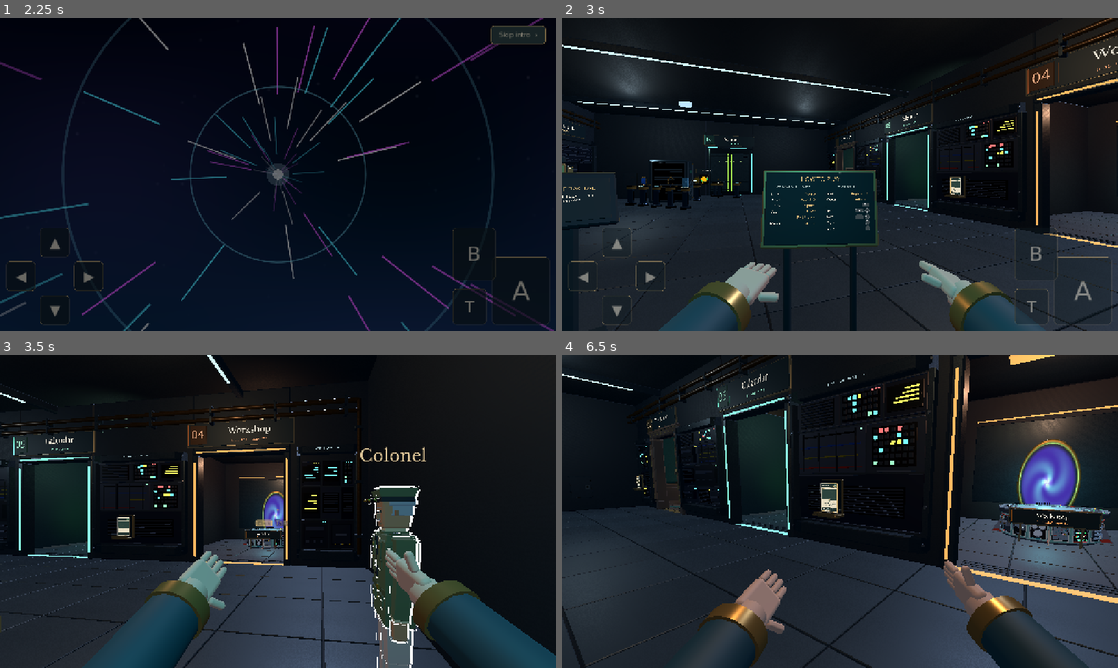
Above: before the commit, frames 1-4 (two rows, left to right).
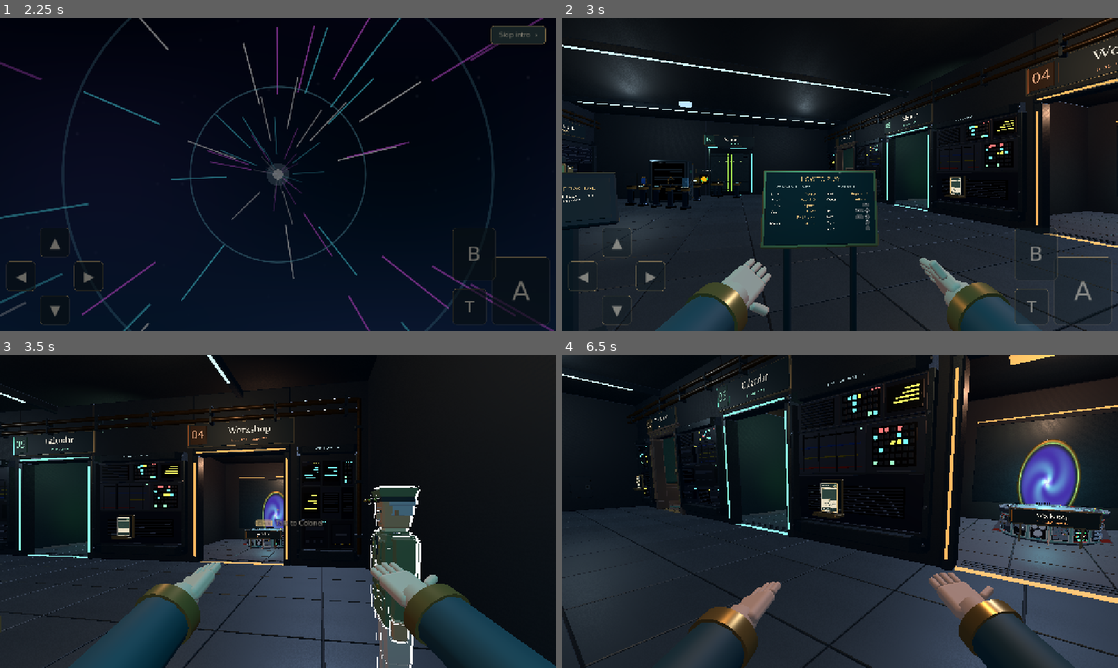
Above: after the commit, the same moments.

Repository: amberwhitehead/pass-the-game
Game: Godot game, scene res://scenes/title/title.tscn
Two runs of this game, one before a commit and one after it. Both use one fixed random seed, a clock stepped at 60 frames per second and the inputs below.
Inputs (mouse positions are in pixels of both pictures, inside the frame that each line leads up to):
- Up to frame 1 (2.25 s): click "New game" at 0.5 s; click "Skip intro ›" at 1.25 s; click "Skip intro ›" at 2 s
- Up to frame 2 (3 s): tap Enter (ui_accept) at 2.75 s; move the mouse to (962, 158) at 2.77 s; hold Right (move_right) from 2.78 s (still down); hold E (interact) from 2.78 s (still down); click (962, 158) at 2.92 s
- Up to frame 3 (3.5 s): keep holding Right (move_right); keep holding E (interact); tap Space (jump) at 3.02, 3.05, 3.32 s
- Up to frame 4 (6.5 s): move the mouse to (812, 511) at 3.52 s; release Right (move_right) at 3.53 s; release E (interact) at 3.53 s; hold W (move_up) from 3.53 s (still down); tap Space (jump) at 3.6, 3.77, 4.07, 4.55, 5.27, 5.57 s; click (812, 511) at 3.67 s; tap E (interact) at 3.8, 5.3 s; move the mouse to (851, 505) at 4.27 s; hold E (interact) 4.28-5.03 s; click (851, 505) at 4.42 s; move the mouse to (834, 517) at 5.02 s; tap R (secondary) at 5.1 s; click (834, 517) at 5.17 s; move the mouse to (878, 514) at 5.77 s; hold Space (jump) from 5.78 s (still down); tap F at 5.85 s; click (878, 514) at 5.92 s

Frame 1 is identical in both runs. In frame 2, 1.5% of the frame differs, in the area x 16-87%, y 59-100%; in frame 3, 4.4%, in the area x 14-100%, y 29-100%; in frame 4, 3.9%.

Commit message:
Palms-up shrug; right hand places; R1/R2 on any pad; Talk to <name>; bell focus
- The shrug rolls both hands over together so the palms face up.
- The right hand (which holds the item) is the one that reaches to place
  or take, not the left.
- Drawn shoulder/trigger buttons on an unrecognised pad say L1/R1/L2/R2,
  not just L/R; Sony (054c) and Microsoft (045e) vendor ids also identify
  PlayStation and Xbox pads.
- Characters lose the name over their head; the cursor prompt says
  'Talk to <name>'.
- Cards on a controller: with nothing affordable the focus goes to the
  (pulsing) bell, so A rings it; waking the controller keeps the last
  focus instead of jumping to the hand; a nudged mouse (< 4 px) no longer
  takes the table back.

Co-Authored-By: Claude Opus 5.5 <noreply@anthropic.com>

Diff:
--- a/godot/autoload/pad_labels.gd
+++ b/godot/autoload/pad_labels.gd
@@ -8,7 +8,7 @@
 const XBOX := {JOY_BUTTON_A: "A", JOY_BUTTON_B: "B", JOY_BUTTON_X: "X", JOY_BUTTON_Y: "Y"}
 const PLAYSTATION := {JOY_BUTTON_A: "✕", JOY_BUTTON_B: "○", JOY_BUTTON_X: "□", JOY_BUTTON_Y: "△"}
 ## Lower-case pieces of a pad's reported name that mark a PlayStation controller.
-const SONY_NAMES := ["dualsense", "dualshock", "playstation", "ps3", "ps4", "ps5", "sony"]
+const SONY_NAMES := ["dualsense", "dualshock", "playstation", "ps3", "ps4", "ps5", "sony", "054c"]  # 054c: Sony's USB vendor id
 
 
 static func face(button: JoyButton, device := -1) -> String:
@@ -32,7 +32,7 @@
 
 
 ## Lower-case pieces of a pad's reported name that mark an Xbox (or XInput) controller.
-const XBOX_NAMES := ["xbox", "xinput", "microsoft", "x-box"]
+const XBOX_NAMES := ["xbox", "xinput", "microsoft", "x-box", "045e"]  # 045e: Microsoft's USB vendor id
 
 
 ## "playstation", "xbox", or "generic" when the pad's name says neither (or no pad).
--- a/godot/minigames/cards/table_pad.gd
+++ b/godot/minigames/cards/table_pad.gd
@@ -108,7 +108,9 @@
 		% [PadLabels.face(JOY_BUTTON_A), PadLabels.face(JOY_BUTTON_X), PadLabels.face(JOY_BUTTON_B)]
 	if game._selected >= 0:
 		_focus_first_target()
-	elif _hand_size() > 0:
+	elif _actor() != null:
+		pass  # Pick up where the focus was (a mouse nudge shouldn't send it elsewhere).
+	elif _playable():
 		row = HAND
 		index = clampi(index, 0, _hand_size() - 1)
 	else:
@@ -236,7 +238,8 @@
 func _after_action() -> void:
 	if game._selected >= 0:
 		return
-	if _hand_size() > 0:
+	# Nothing left to afford: the bell is the next step (it pulses), so go there.
+	if _hand_size() > 0 and _playable():
 		index = clampi(index if row == HAND else 0, 0, _hand_size() - 1)
 		row = HAND
 	else:
@@ -301,3 +304,12 @@
 		if v.length() >= STICK:
 			return Vector2i(int(signf(v.x)), 0) if absf(v.x) > absf(v.y) else Vector2i(0, int(signf(v.y)))
 	return Vector2i.ZERO
+
+
+## True if any card in the hand can be paid for now.
+func _playable() -> bool:
+	var state: Dictionary = game._shown
+	for id in state.get("hand", []):
+		if int(game.match_state.get_card(id).cost) <= int(state.get("energy", 0)):
+			return true
+	return false
--- a/godot/minigames/cards/table_view.gd
+++ b/godot/minigames/cards/table_view.gd
@@ -229,6 +229,8 @@
 	if Sound.settings_open:
 		return
 	if event is InputEventMouseMotion and event.device != -1 and not locked:
+		if pad_active and event.relative.length() < 4.0:
+			return  # A nudged mouse or trackpad doesn't take the table back from the controller.
 		pad_active = false
 		_pointer = event.position - global_position
 		hand.pointer_at(_pointer, size)
--- a/godot/scenes/escape/fp_hands.gd
+++ b/godot/scenes/escape/fp_hands.gd
@@ -4,9 +4,10 @@
 ##
 ## - Walking swings them back and forth, alternately, with step speed; jumping lifts them
 ##   and landing dips them.
-## - Interacting reaches one hand out toward the thing (the free one, if one holds an item).
+## - Interacting reaches the right hand out toward the thing: placing what it holds, or
+##   taking or using something.
 ## - A conversation opening gets a wave from the left hand, which then relaxes.
-## - Trying something that does nothing here gets a shrug: both hands out, palms up.
+## - Trying something that does nothing here gets a shrug: both hands turn palms up together.
 ##   Anything can ask for one: get_tree().call_group("player_feedback", "shrug").
 ## - A carried item sits in the right hand (`grip`), its fingers curled round it.
 ## - Hidden while a minigame runs (its camera handoff included), in cinematics, and while
@@ -77,7 +78,7 @@
 
 ## Starts a reach toward a thing being interacted with (the player's `reached` signal).
 func reach(target: Node) -> void:
-	_reach_hand = left if holding else right
+	_reach_hand = right  # It holds what is placed, and takes what is picked up.
 	var point: Vector3 = target.get_focus_position() if target != null and target.has_method("get_focus_position") \
 		else global_position - global_basis.z
 	var local := to_local(point)
@@ -155,11 +156,12 @@
 
 	var s := _shrug_amount()
 	if s > 0.0:
-		# Out to the sides and up a little, wrists turned so the palms face up, fingers open.
-		r_offset += Vector3(0.07, 0.07, 0.02) * s
-		l_offset += Vector3(-0.07, 0.07, 0.02) * s
-		r_rot += Vector3(0.25 * s, 0.0, -1.1 * s)
-		l_rot += Vector3(0.25 * s, 0.0, 1.1 * s)
+		# Both hands together: out a little and up, each rolled over on its forearm so the
+		# palm faces up, fingers open.
+		r_offset += Vector3(0.05, 0.06, 0.02) * s
+		l_offset += Vector3(-0.05, 0.06, 0.02) * s
+		r_rot += Vector3(0.2 * s, 0.0, -2.9 * s)
+		l_rot += Vector3(0.2 * s, 0.0, 2.9 * s)
 		if not holding:
 			r_curl = lerpf(r_curl, 0.0, s)
 		l_curl = lerpf(l_curl, 0.0, s)
--- a/godot/scenes/room/npc.gd
+++ b/godot/scenes/room/npc.gd
@@ -26,7 +26,6 @@
 
 @onready var _label: Label3D = $Name
 
-var _name_hint: Label3D
 var _model: Node3D
 var _body_anim: AnimationPlayer
 var _face_anim: AnimationPlayer
@@ -40,14 +39,15 @@
 
 func _ready() -> void:
 	super()
-	prompt = "Talk"
+	# No name over the head: the prompt under the cursor says who ("Talk to Egyptian").
+	prompt = "Talk to " + npc_name
 	Sign.style(_label, .14)
 	_label.font = Sign.Style.font(true)
 	_label.visibility_range_end = 4.0
 	_label.visibility_range_end_margin = .6
 	_label.text = npc_name
 	_label.position.y = label_height
-	# No "— TALK —" line under the name: the prompt under the cursor already says Talk.
+	_label.visible = false
 	_setup_model()
 	_blink_loop()
 
@@ -135,7 +135,5 @@
 
 
 func _on_focus_changed(value: bool) -> void:
-	# The character stays unchanged; its quiet name becomes an invitation nearby.
-	_label.modulate = Sign.GOLD.lightened(.25) if value else Sign.PAPER
-	if _name_hint:
-		_name_hint.visible = value
+	# The character stays unchanged; the focus outline and the prompt say who it is.
+	pass
--- a/godot/tests/fp_hands_test.gd
+++ b/godot/tests/fp_hands_test.gd
@@ -85,20 +85,20 @@
 	await _frames(5)
 	_expect(not dialogue.active, "The conversation closes")
 
-	# Holding: the item sits in the right hand, fingers curled; then the free hand reaches.
+	# Holding: the item sits in the right hand, fingers curled; that hand reaches to place it.
 	_room.inventory.exchange("prism")
 	await _frames(5)
 	var held: Node3D = _hands.grip.get_child(0) if _hands.grip.get_child_count() > 0 else null
 	_expect(held != null and held.visible and held.get_child_count() > 0, "The carried prism sits in the right hand's grip")
 	_expect(_hands.holding and (_hands.right.get_meta("fingers")[0] as Node3D).rotation.x < -0.8, "The right hand's fingers curl round it")
-	var left_before: Vector3 = _hands.left.position
+	var right_held: Vector3 = _hands.right.position
 	_player.reached.emit(target)
 	reached = 0.0
 	for i in 30:
 		await create_timer(0.02).timeout
-		reached = maxf(reached, _hands.left.position.distance_to(left_before))
+		reached = maxf(reached, _hands.right.position.distance_to(right_held))
 	await create_timer(0.6).timeout
-	_expect(reached > 0.06, "With the right hand full, the left one reaches")
+	_expect(reached > 0.06, "Holding something, the right hand reaches out to place it")
 	_room.inventory.exchange("")
 	await _frames(5)
 	_expect(not _hands.holding and not held.visible, "Put down, the hand is empty again")
--- a/godot/ui/pad_glyph.gd
+++ b/godot/ui/pad_glyph.gd
@@ -126,7 +126,7 @@
 		"xbox":
 			label = XBOX_NAMES[button]
 		_:
-			label = button.substr(0, 1).to_upper()  # Just L or R on an unknown pad.
+			label = button.to_upper()  # L1 / R1 / L2 / R2 on an unknown pad too.
 	_text(box.get_center() + Vector2(0, box.size.y * (0.06 if trigger else 0.0)), label, box.size.y * 0.55, Color.WHITE)
 
 
